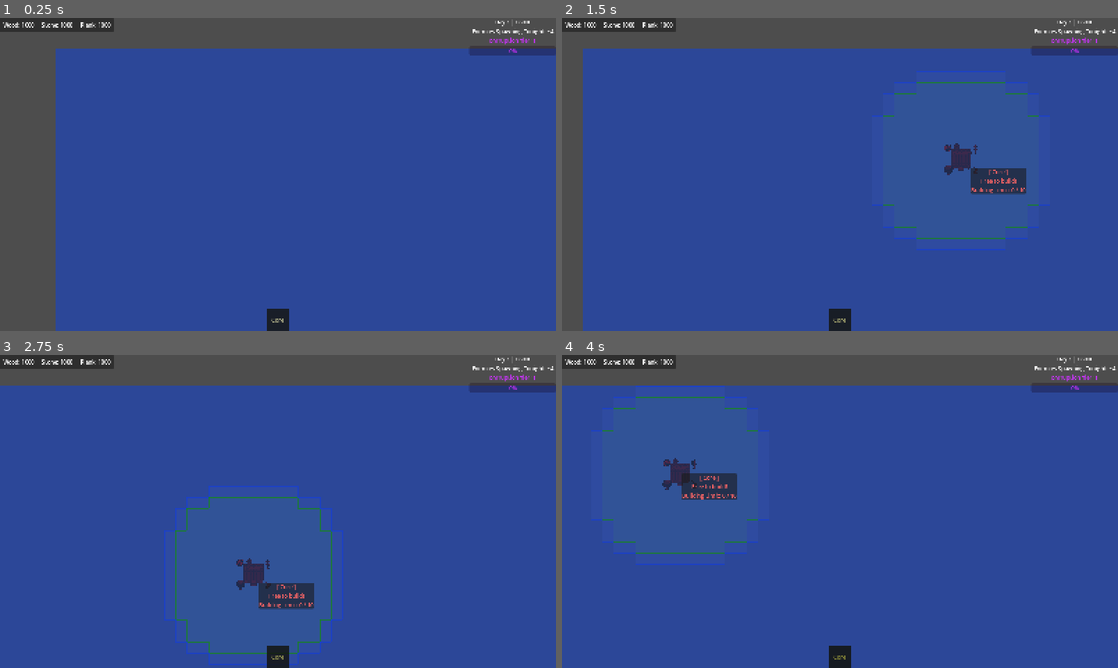
Above: before the commit, frames 1-4 (two rows, left to right).
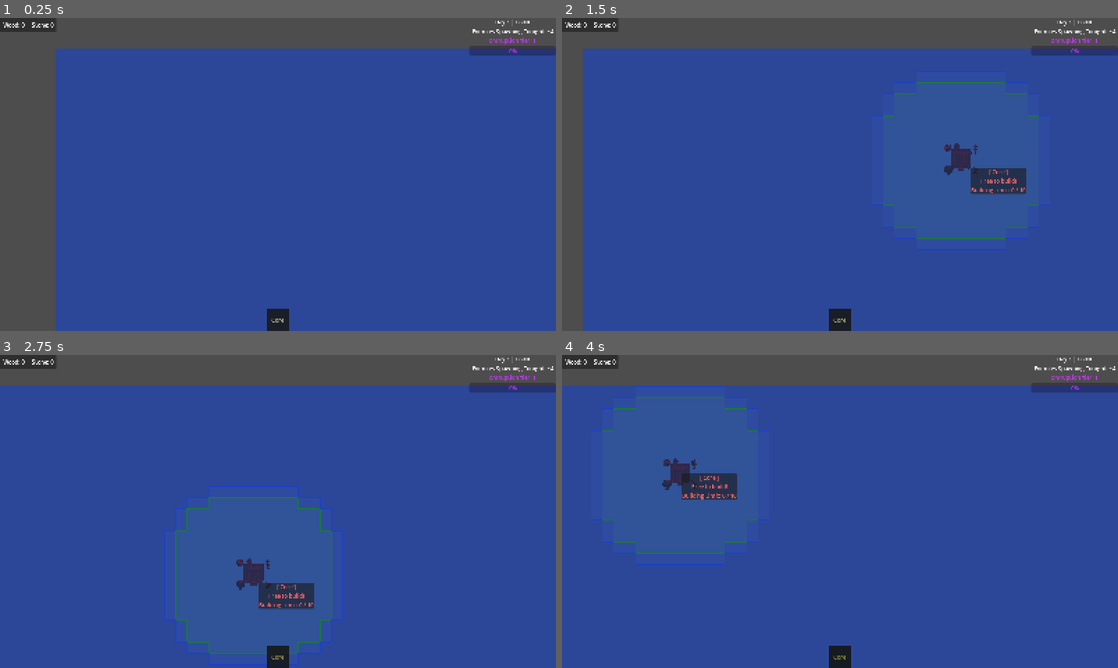
Above: after the commit, the same moments.

Repository: ColdTerror/Core-and-Conveyor
Game: Godot game, scene res://scenes/level.tscn
Same seed, same stepped clock (60 frames per second), same inputs: the game is played once before the commit and once after it. The engine's default icon, where the game draws it, is replaced by a stand-in: a white triangle on a blue panel in a dark square.
Inputs (mouse positions are in pixels of both pictures, inside the frame that each line leads up to):
- Up to frame 1 (0.25 s): no input
- Up to frame 2 (1.5 s): click "Core" at 0.5 s; tap Enter at 1.25 s; move the mouse to (962, 158) at 1.27 s; hold Right (ui_right) from 1.28 s (still down); hold X (deconstruct_hotkey) from 1.28 s (still down); click (962, 158) at 1.42 s
- Up to frame 3 (2.75 s): release Right (ui_right) at 2 s; release X (deconstruct_hotkey) at 2 s; drag from (166, 527) to (250, 574) at 2.02 s
- Up to frame 4 (4 s): tap Space at 2.75 s; move the mouse to (895, 442) at 2.77 s; hold Right (ui_right) 2.78-3.5 s; hold R (rotate_tile) 2.78-3.5 s; drag from (812, 574) to (673, 464) at 3.52 s

The runs differ from the first frame. In frame 1, 0.5% of the frame differs, in the area x 3-21%, y 0-5%; in frame 2, 0.5%; in frame 3, 0.5%; in frame 4, 0.5%.

Commit message:
research takes items already inside the core

Diff:
--- a/scripts/Building Classes/core_building.gd
+++ b/scripts/Building Classes/core_building.gd
@@ -42,7 +42,38 @@
 	research_bill = cost.duplicate()
 	research_bill_max = cost.duplicate()
 
-	inventory_changed.emit() # Ping the UI to update
+	# --- Immediately consume any matching items already in the core ---
+	for item_res in inventory.keys():
+		if research_bill.has(item_res):
+			var needed = research_bill[item_res]
+			var available = inventory[item_res]
+			var consumed = min(needed, available)
+
+			research_bill[item_res] -= consumed
+			inventory[item_res] -= consumed
+
+			# Clean up empty slots
+			if inventory[item_res] <= 0:
+				inventory.erase(item_res)
+			if research_bill[item_res] <= 0:
+				research_bill.erase(item_res)
+
+	# Sync the economy since we just removed items
+	var consumed_amounts = {}
+	for res in research_bill_max.keys():
+		var originally_needed = research_bill_max[res]
+		var still_needed = research_bill.get(res, 0)
+		var consumed = originally_needed - still_needed
+		if consumed > 0:
+			consumed_amounts[res.display_name] = consumed
+
+	if not consumed_amounts.is_empty():
+		EconomyManager.remove_resources_from_global(consumed_amounts)
+
+	# Check if existing items already completed the research entirely
+	_check_research_completion()
+
+	inventory_changed.emit()
 
 # ==========================================
 # INVENTORY LOGIC
--- a/scripts/Managers/economy_manager.gd
+++ b/scripts/Managers/economy_manager.gd
@@ -5,9 +5,8 @@
 # We use a Dictionary to track everything by its string name.
 # You can define your starting resources here.
 var global_inventory: Dictionary = {
-	"Wood": 1000,
-	"Stone": 1000,
-	"Plank": 1000
+	"Wood": 0,
+	"Stone": 0
 
 }
 
Not shown, changed: kanban_tasks_data.kanban
